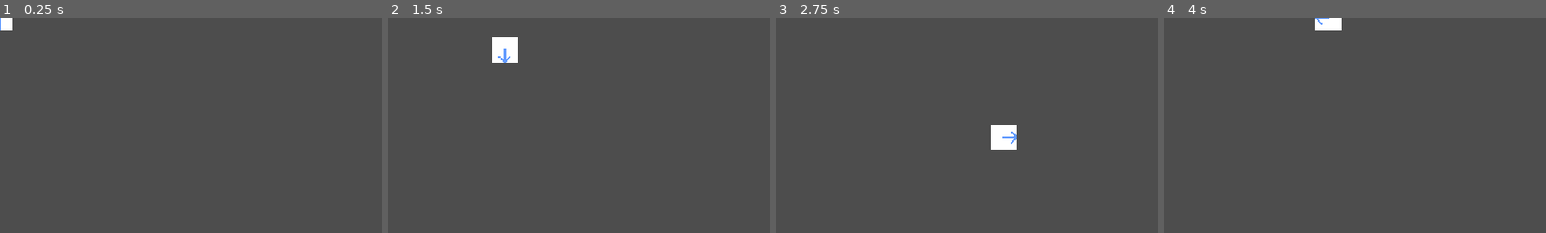
Above: before the commit, frames 1-4 (left to right).
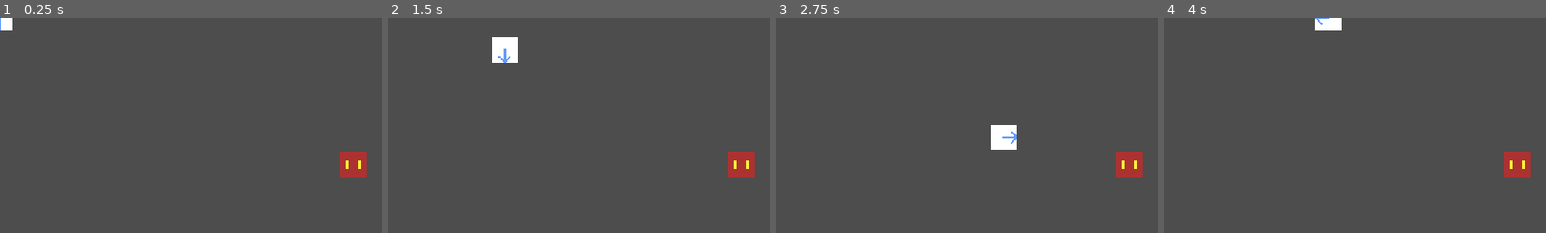
Above: after the commit, the same moments.

Repository: gianculottapascolachiappe-hue/DumbMorogh
Game: Godot game, scene res://main.tscn
Same seed, same stepped clock (60 frames per second), same inputs: the game is played once before the commit and once after it.
Inputs (mouse positions are % of the whole screen's width and height, from its top left):
- Up to frame 1 (0.25 s): no input
- Up to frame 2 (1.5 s): tap Enter at 0.5 s; move the mouse to (46, 53) at 0.52 s; hold D (move_right) 0.53-1.28 s; hold Right mouse button (attack) 0.53-1.28 s; click (46, 53) at 0.67 s; move the mouse to (30, 55) at 1.27 s; hold S (move_down) from 1.28 s (still down); right-click (30, 55) at 1.35 s; click (30, 55) at 1.42 s
- Up to frame 3 (2.75 s): move the mouse to (60, 28) at 2.02 s; release S (move_down) at 2.03 s; hold D (move_right) from 2.03 s (still down); hold Right mouse button (attack) from 2.03 s (still down); click (60, 28) at 2.17 s
- Up to frame 4 (4 s): move the mouse to (45, 70) at 2.77 s; release D (move_right) at 2.78 s; release Right mouse button (attack) at 2.78 s; hold W (move_up) 2.78-3.53 s; right-click (45, 70) at 2.85 s; click (45, 70) at 2.92 s; move the mouse to (80, 65) at 3.52 s; hold A (move_left) from 3.53 s (still down); hold Right mouse button (attack) from 3.53 s (still down); click (80, 65) at 3.67 s
The pictures show only the part of the screen within x 0-50%, y 0-50%; the shares and areas given below are measured in that part.

The runs differ from the first frame. In frame 1, 0.8% of the frame differs, in the area x 89-96%, y 62-75%; in frame 2, 0.8%; in frame 3, 0.8%; in frame 4, 0.8%.

Commit message:
Combat
added simple combat system, player aa enemy, enemy aa player back.
also fixed THE FKING FORGE INSTALLER INSIDE MY FOLDERS WTF WAS EVEN DOING THERE =????

Diff:
--- a/main.tscn
+++ b/main.tscn
@@ -9,3 +9,6 @@
 
 [node name="Enemy" parent="." instance=ExtResource("2_0xm2m")]
 position = Vector2(444, 287)
+
+[node name="Enemy2" parent="." instance=ExtResource("2_0xm2m")]
+position = Vector2(444, 184)
--- a/scenes/player/player.tscn
+++ b/scenes/player/player.tscn
@@ -205,7 +205,7 @@
 "speed": 5.0
 }]
 
-[node name="Player" type="CharacterBody2D"]
+[node name="Player" type="CharacterBody2D" groups=["player"]]
 script = ExtResource("1_sweqy")
 
 [node name="CollisionShape2D" type="CollisionShape2D" parent="."]
--- a/scripts/enemies/enemy.gd
+++ b/scripts/enemies/enemy.gd
@@ -1,18 +1,140 @@
 extends CharacterBody2D
 
+# =========================================================
+# HEALTH
+# =========================================================
 @export var max_health: int = 30
-var current_health: int
+var current_health: int = 0
 
+
+# =========================================================
+# COMBAT (ATTACK)
+# =========================================================
+@export var attack_damage: int = 3
+@export var attack_speed: float = 1.5
+
+var is_attacking: bool = false
+var attack_timer: float = 0.0
+var target: Node = null
+
+
+# =========================================================
+# COMBAT STATE
+# =========================================================
+var in_combat: bool = false
+@export var combat_timeout: float = 5.0
+var combat_timer: float = 0.0
+
+
+# =========================================================
+# LIFECYCLE
+# =========================================================
 func _ready() -> void:
 	current_health = max_health
 
+
+func _physics_process(delta: float) -> void:
+	if is_attacking:
+		handle_auto_attack(delta)
+
+	if in_combat:
+		handle_combat_state(delta)
+
+
+# =========================================================
+# HEALTH
+# =========================================================
 func take_damage(amount: int) -> void:
+	if current_health <= 0:
+		return
+
+	enter_combat()
+
 	current_health -= amount
-	print("Enemy HP:", current_health)
+	current_health = max(current_health, 0)
 
-	if current_health <= 0:
+	print(name, "HP:", current_health)
+
+	if current_health == 0:
 		die()
+
 
 func die() -> void:
 	print("Enemy died")
+
+	stop_attack()
+
+	if TargetManager.current_target == self:
+		TargetManager.clear_target()
+
 	queue_free()
+
+
+# =========================================================
+# COMBAT STATE
+# =========================================================
+func enter_combat() -> void:
+	if in_combat:
+		return
+
+	in_combat = true
+	combat_timer = combat_timeout
+
+	if target == null:
+		target = get_tree().get_first_node_in_group("player")
+
+	if target == null:
+		print("ERROR: No player found in group!")
+		return
+
+	is_attacking = true
+	attack_timer = 0.0
+
+	print(name, "entered combat")
+
+
+func exit_combat() -> void:
+	in_combat = false
+	stop_attack()
+	print(name, "exited combat")
+
+
+func handle_combat_state(delta: float) -> void:
+	combat_timer -= delta
+
+	if combat_timer <= 0.0:
+		exit_combat()
+
+
+# =========================================================
+# ATTACK SYSTEM
+# =========================================================
+func handle_auto_attack(delta: float) -> void:
+	if target == null:
+		stop_attack()
+		return
+
+	# stop if player dead
+	if target.has_method("is_dead") and target.is_dead:
+		stop_attack()
+		return
+
+	attack_timer -= delta
+
+	if attack_timer <= 0.0:
+		attack_timer = attack_speed
+		perform_attack()
+
+
+func perform_attack() -> void:
+	if target == null:
+		return
+
+	if target.has_method("take_damage"):
+		target.take_damage(attack_damage)
+
+
+func stop_attack() -> void:
+	is_attacking = false
+	target = null
+	print(name, "stopped attacking")
--- a/scripts/player/player.gd
+++ b/scripts/player/player.gd
@@ -1,7 +1,7 @@
 extends CharacterBody2D
 
 # =========================================================
-# MOVEMENT SETTINGS
+# MOVEMENT
 # =========================================================
 @export var speed: float = 200.0
 
@@ -14,13 +14,30 @@
 
 
 # =========================================================
-# COMBAT SETTINGS
+# HEALTH
+# =========================================================
+@export var max_health: int = 100
+var current_health: int = 0
+var is_dead: bool = false
+
+
+# =========================================================
+# COMBAT (ATTACK)
 # =========================================================
 @export var attack_damage: int = 5
-@export var attack_speed: float = 1.2  # seconds between attacks
+@export var attack_speed: float = 1.2
 
 var is_attacking: bool = false
 var attack_timer: float = 0.0
+var current_attack_target: Node = null
+
+
+# =========================================================
+# COMBAT STATE
+# =========================================================
+var in_combat: bool = false
+@export var combat_timeout: float = 5.0
+var combat_timer: float = 0.0
 
 
 # =========================================================
@@ -33,22 +50,20 @@
 
 
 # =========================================================
-# NODE REFERENCES
+# NODES
 # =========================================================
 @onready var sprite: AnimatedSprite2D = $AnimatedSprite2D
 @onready var state_machine: Node = $StateMachine
 
 
 # =========================================================
-# INIT
+# LIFECYCLE
 # =========================================================
 func _ready() -> void:
+	current_health = max_health
 	state_machine.init(self)
 
 
-# =========================================================
-# MAIN LOOP
-# =========================================================
 func _physics_process(delta: float) -> void:
 	state_machine.update(delta)
 	move_and_slide()
@@ -56,6 +71,14 @@
 	if is_attacking:
 		handle_auto_attack(delta)
 
+	if in_combat:
+		handle_combat_state(delta)
+
+
+func _input(event: InputEvent) -> void:
+	if event.is_action_pressed("attack"):
+		start_attack()
+
 
 # =========================================================
 # MOVEMENT
@@ -68,26 +91,83 @@
 
 
 # =========================================================
-# AUTO ATTACK SYSTEM
+# HEALTH
+# =========================================================
+func take_damage(amount: int) -> void:
+	if is_dead:
+		return
+
+	enter_combat()
+
+	current_health -= amount
+	current_health = max(current_health, 0)
+
+	print("Player HP:", current_health)
+
+	if current_health == 0:
+		die()
+
+
+func die() -> void:
+	is_dead = true
+	current_health = 0
+
+	print("Player died")
+
+	stop_attack()
+	velocity = Vector2.ZERO
+
+
+# =========================================================
+# COMBAT STATE
+# =========================================================
+func enter_combat() -> void:
+	if in_combat:
+		return
+
+	in_combat = true
+	combat_timer = combat_timeout
+	print("Player entered combat")
+
+
+func exit_combat() -> void:
+	in_combat = false
+	stop_attack()
+	print("Player exited combat")
+
+
+func handle_combat_state(delta: float) -> void:
+	combat_timer -= delta
+
+	if combat_timer <= 0.0:
+		exit_combat()
+
+
+# =========================================================
+# ATTACK SYSTEM
 # =========================================================
 func start_attack() -> void:
 	var target = TargetManager.current_target
 
 	if target == null:
-		print("No target selected")
-		return
-
+		return
+
+	enter_combat()
+
+	current_attack_target = target
 	is_attacking = true
 	attack_timer = 0.0
-	print("Auto-attack started")
-
-
-func stop_attack() -> void:
-	is_attacking = false
-	print("Auto-attack stopped")
+
+	print("Auto-attack started on:", target.name)
 
 
 func handle_auto_attack(delta: float) -> void:
+	var target = TargetManager.current_target
+
+	if target != current_attack_target:
+		stop_attack()
+		return
+
 	attack_timer -= delta
 
 	if attack_timer <= 0.0:
@@ -102,20 +182,22 @@
 		stop_attack()
 		return
 
+	if not is_instance_valid(target):
+		stop_attack()
+		return
+
 	if target.has_method("take_damage"):
 		target.take_damage(attack_damage)
 
 
-# =========================================================
-# INPUT
-# =========================================================
-func _input(event: InputEvent) -> void:
-	if event.is_action_pressed("attack"):
-		start_attack()
-
-
-# =========================================================
-# ANIMATION SYSTEM
+func stop_attack() -> void:
+	is_attacking = false
+	current_attack_target = null
+	print("Auto-attack stopped")
+
+
+# =========================================================
+# ANIMATION
 # =========================================================
 func play_animation(action: String, dir: Vector2) -> void:
 	var anim = action + "_" + _get_direction_name(dir)
--- a/scripts/systems/target_manager.gd
+++ b/scripts/systems/target_manager.gd
@@ -3,6 +3,9 @@
 var current_target: Node = null
 
 func set_target(target: Node) -> void:
+	if current_target == target:
+		return
+
 	current_target = target
 	print("Target selected:", target.name)
 
